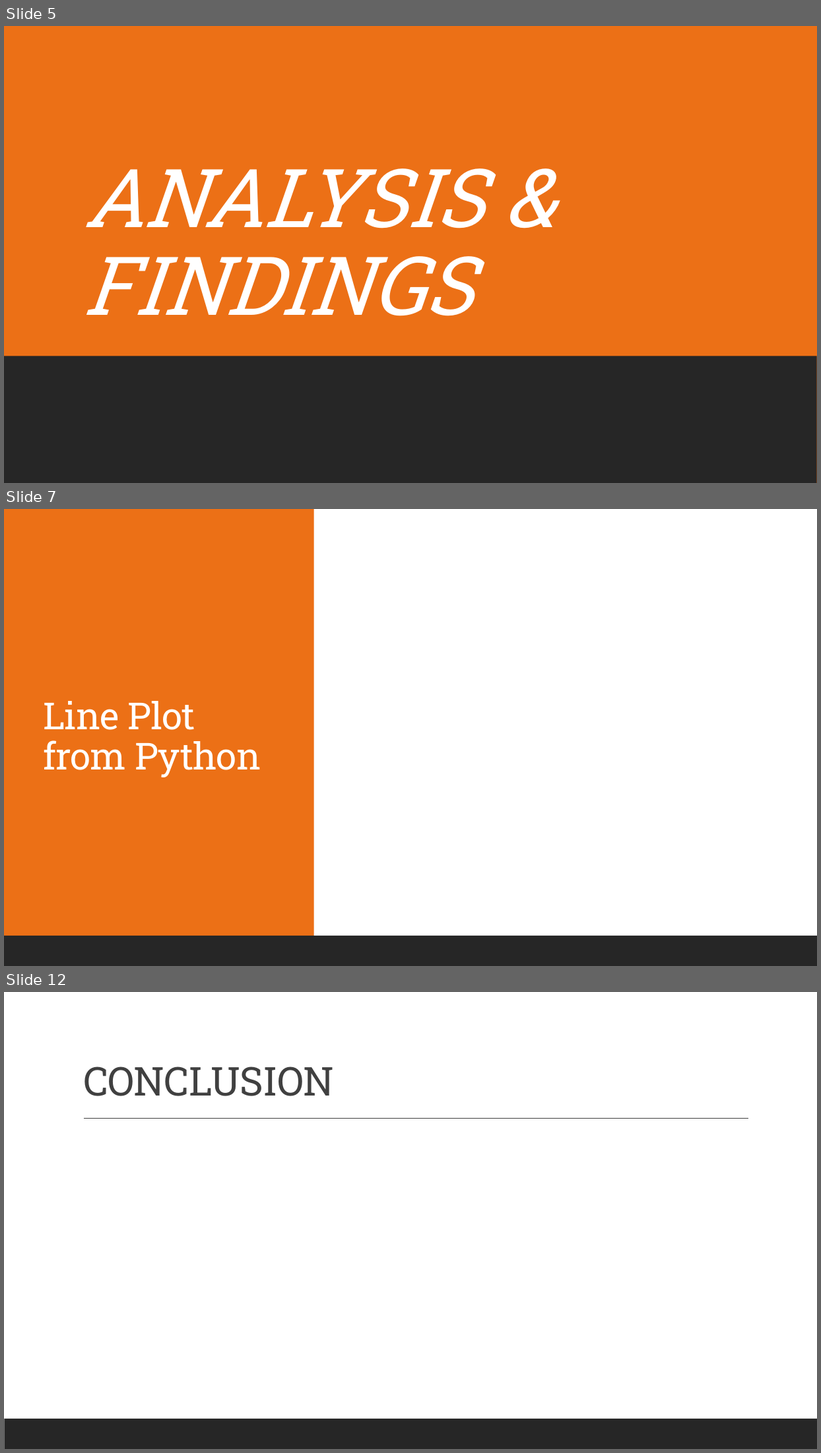
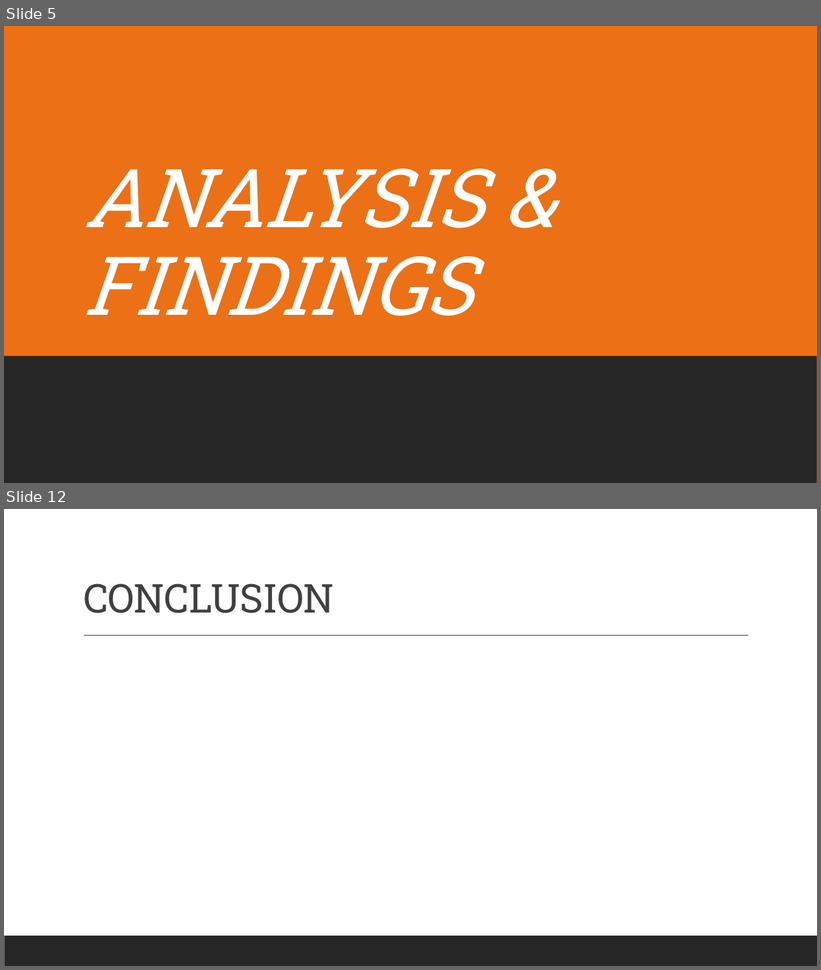
Before and after one commit to mgmboyd/DA-Capstone-Project, a slide deck: Presentation/BB Final Capstone Project PowerPoint V1.pptx. Shown one above the other, each under a label of ours: slides 5, 7 and 12 before the commit, slides 5 and 12 after it; the slides between them are not shown. The pictures are 821x1453 and 821x970 pixels, drawn with LibreOffice and Linux fonts; fonts in the diff are those of the drawing. Boxes give left, top, right and bottom in pixels: in the first picture for what was removed or moved away, otherwise in the second. Text is boxed around its words. In the diff, an @@ line names an element or a change of style, - is before the commit and + after.

```diff
--- a/Presentation/BB Final Capstone Project PowerPoint V1.pptx
+++ b/Presentation/BB Final Capstone Project PowerPoint V1.pptx
@@ slide 7 removed at (4, 509, 817, 966), background #FFFFFF @@
@@ rectangle removed at (4, 509, 817, 966) @@
@@ rectangle removed at (4, 509, 314, 966) @@
@@ title removed at (43, 701, 261, 778) @@
-Line Plot from Python
@@ rectangle removed at (4, 936, 817, 966) @@
```
Also in this commit, not shown: 6 slides added, 5 other slides removed.
